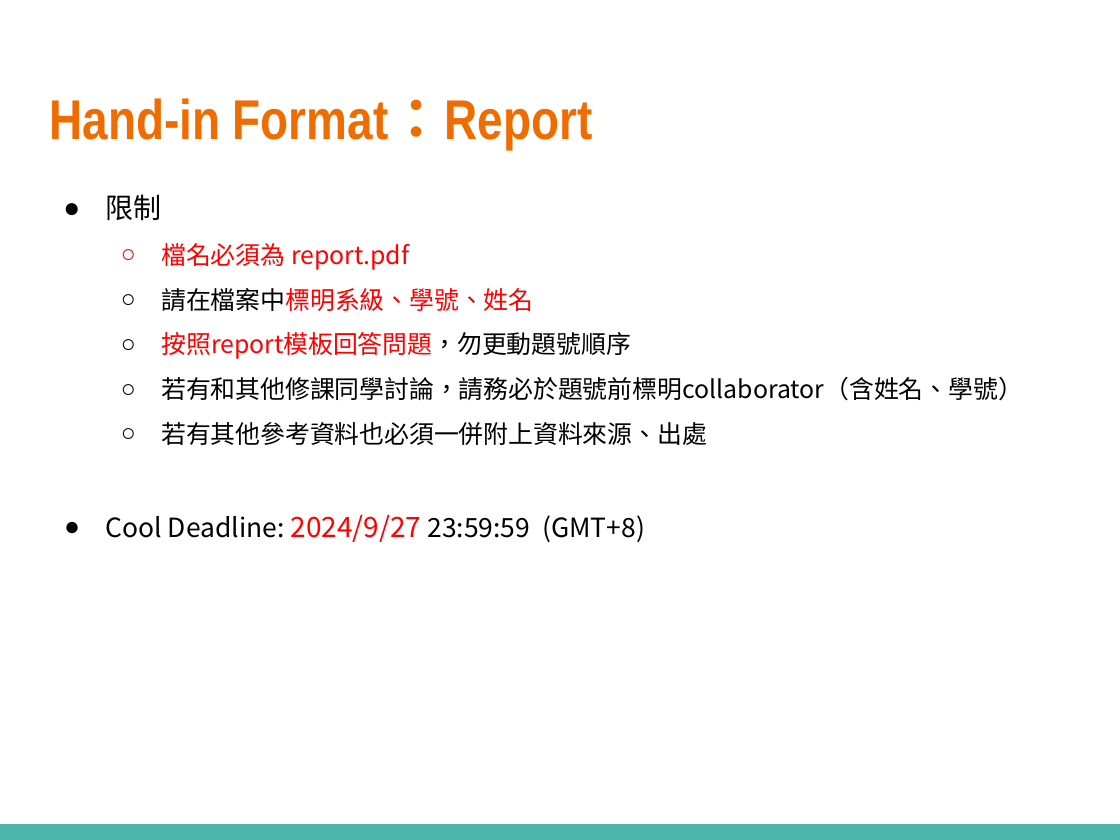
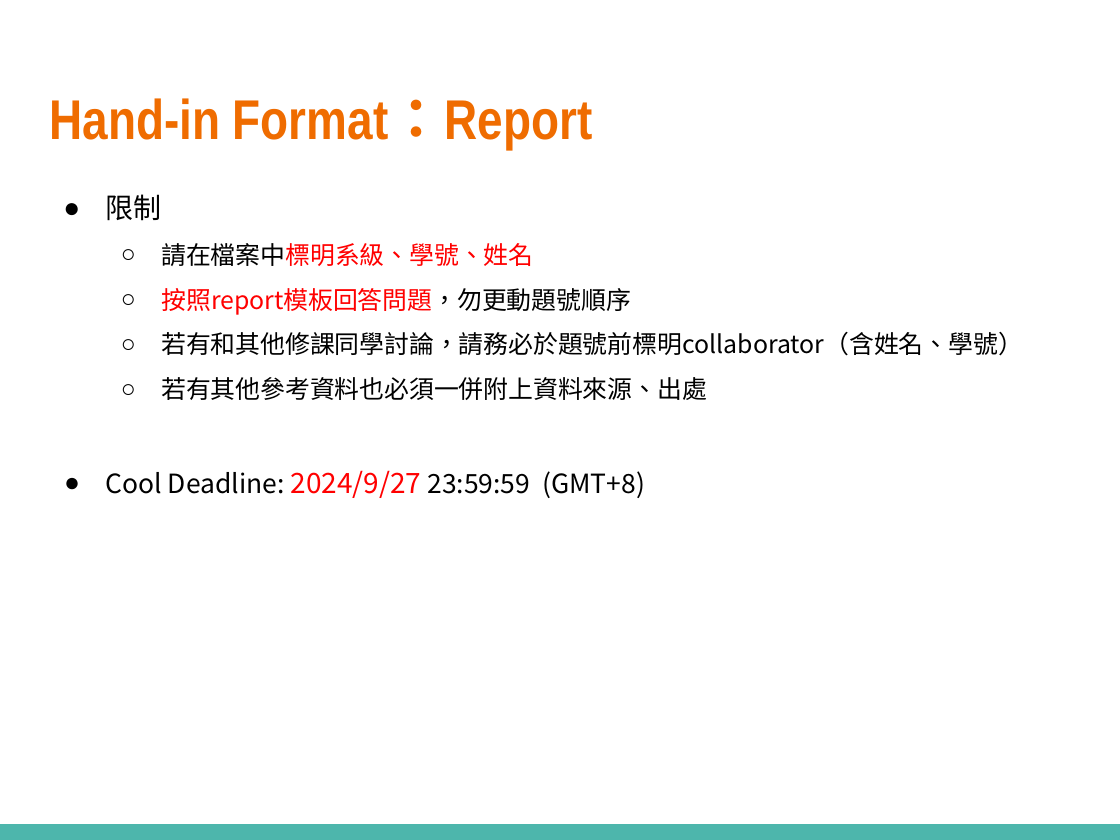
Before and after one commit to ntueemlta2024/ntueemlta2024.github.io, a slide deck: slide 22 of homeworks/hw1/ml-2024fall-hw1-slide.pptx. Drawn at 1120x840 pixels with LibreOffice and Linux fonts; fonts in the diff are those of the drawing. Boxes give left, top, right and bottom in pixels: in the first picture for what was removed or moved away, otherwise in the second. Text is boxed around its words. In the diff, an @@ line names an element or a change of style, - is before the commit and + after.

```diff
--- a/homeworks/hw1/ml-2024fall-hw1-slide.pptx
+++ b/homeworks/hw1/ml-2024fall-hw1-slide.pptx
@@ text at [161, 243, 409, 270]: paragraph removed @@
-  ○ 檔名必須為 report.pdf
```
Also in this commit, not shown: 2 other slides changed, 1 other file.
